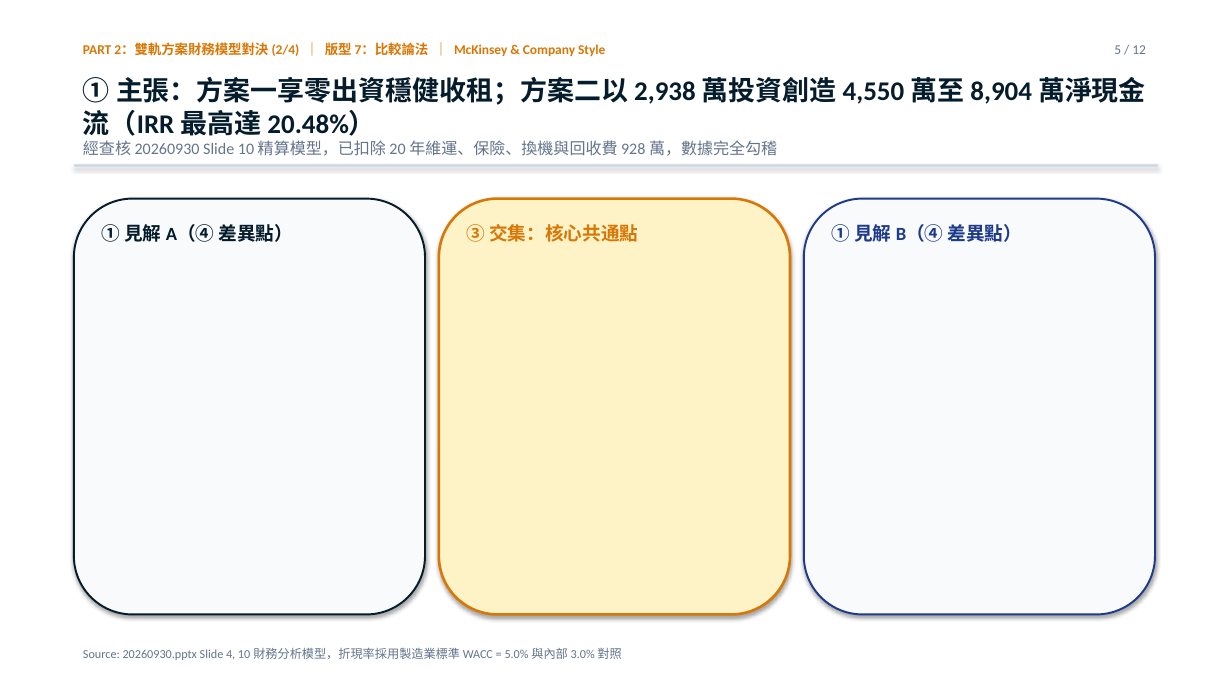
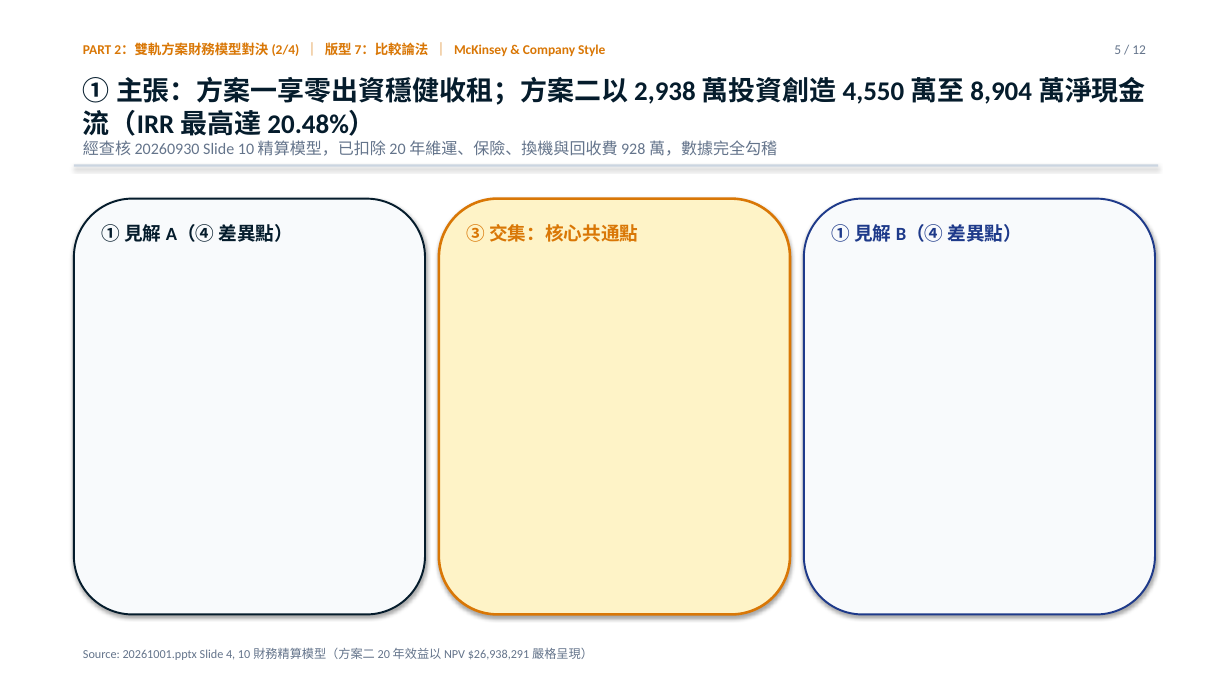
Before and after one commit to davidyeh51/jugang-solar-platform, a slide deck: slide 5 of assets/鉅鋼機械_光電方案簡報_MEDDIC顧問版.pptx. Drawn at 1232x693 pixels with LibreOffice and Linux fonts; fonts in the diff are those of the drawing. Boxes give left, top, right and bottom in pixels: in the first picture for what was removed or moved away, otherwise in the second. Text is boxed around its words. In the diff, an @@ line names an element or a change of style, - is before the commit and + after.

```diff
--- a/assets/鉅鋼機械_光電方案簡報_MEDDIC顧問版.pptx
+++ b/assets/鉅鋼機械_光電方案簡報_MEDDIC顧問版.pptx
@@ text at [83,648,593,660]: text changed @@
-Source: 20260930.pptx Slide 4, 10 財務分析模型，折現率採用製造業標準 WACC = 5.0% 與內部 3.0% 對照
+Source: 20261001.pptx Slide 4, 10 財務精算模型（方案二 20 年效益以 NPV $26,938,291 嚴格呈現）
```
Also in this commit, not shown: 4 other slides changed, 1 other file.
